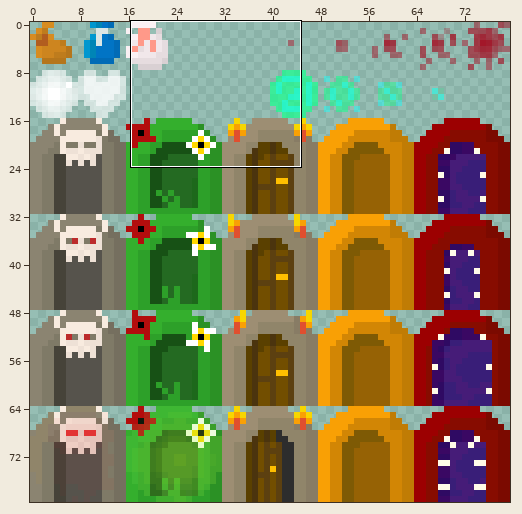
A sprite sheet gets an edit: UnexpectedOrcs/assets/sprites/dropsheet.png. Above, an overview of the earlier version with the close-up marked.
Close-up. Before:
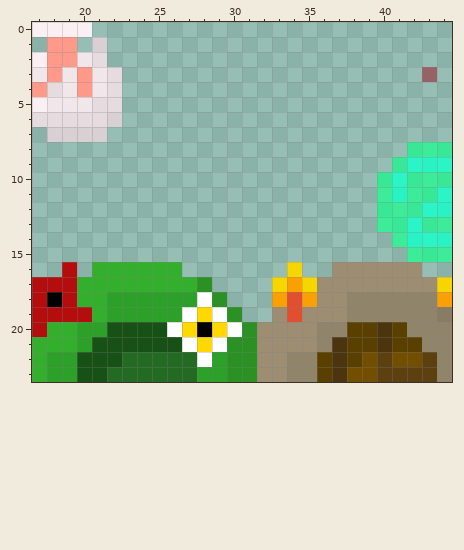
The file is 80x80 pixels. Pixels under 10% opacity are left out. Colours within 5 levels of each other are drawn and written as one. Shown: x 17..44, y 0..23.
After:
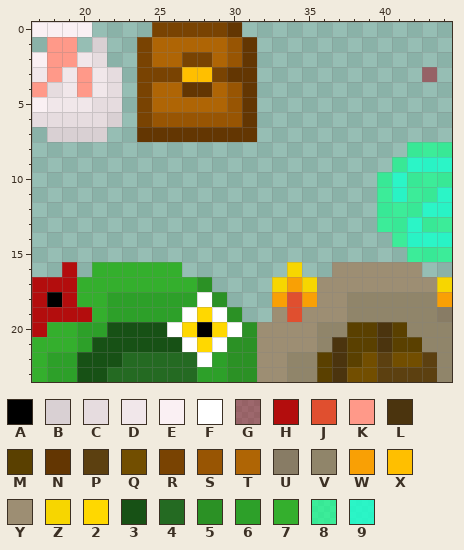
Palette (. is transparent): A #000000  B #d9d0d3  C #e6dcdf  D #f1e7ea  E #faf0f3  F #ffffff  G #a5001673  H #b30d0d  J #e04f2f  K #ff9989  L #4b340e  M #5a4000  N #633602  P #5c4010  Q #724e00  R #794302  S #985503  T #af6505  U #887c65  V #90856a  W #f9a005  X #ffbf00  Y #9d8e73  Z #f7d600  2 #ffd800  3 #175115  4 #246a22  5 #2b9125  6 #2da029  7 #34af2d  8 #16ff8eb4  9 #17ffcad7
Difference:
y 0: x 25..30 ...... -> RRRRRN
y 1: x 24..31 ........ -> RTTTTTSN
y 2: x 24..31 ........ -> RTTRRTSN
y 3: x 24..31 ........ -> RRRXXRNN
y 4: x 24..31 ........ -> RTTNNTSN
y 5: x 24..31 ........ -> RTTTTTSN
y 6: x 24..31 ........ -> RSSSSSSN
y 7: x 24..31 ........ -> NNNNNNNN
Boxes around the changes in both close-ups, in picture pixels (x1, y1, x2, y2):
added: (137, 22, 257, 142)
